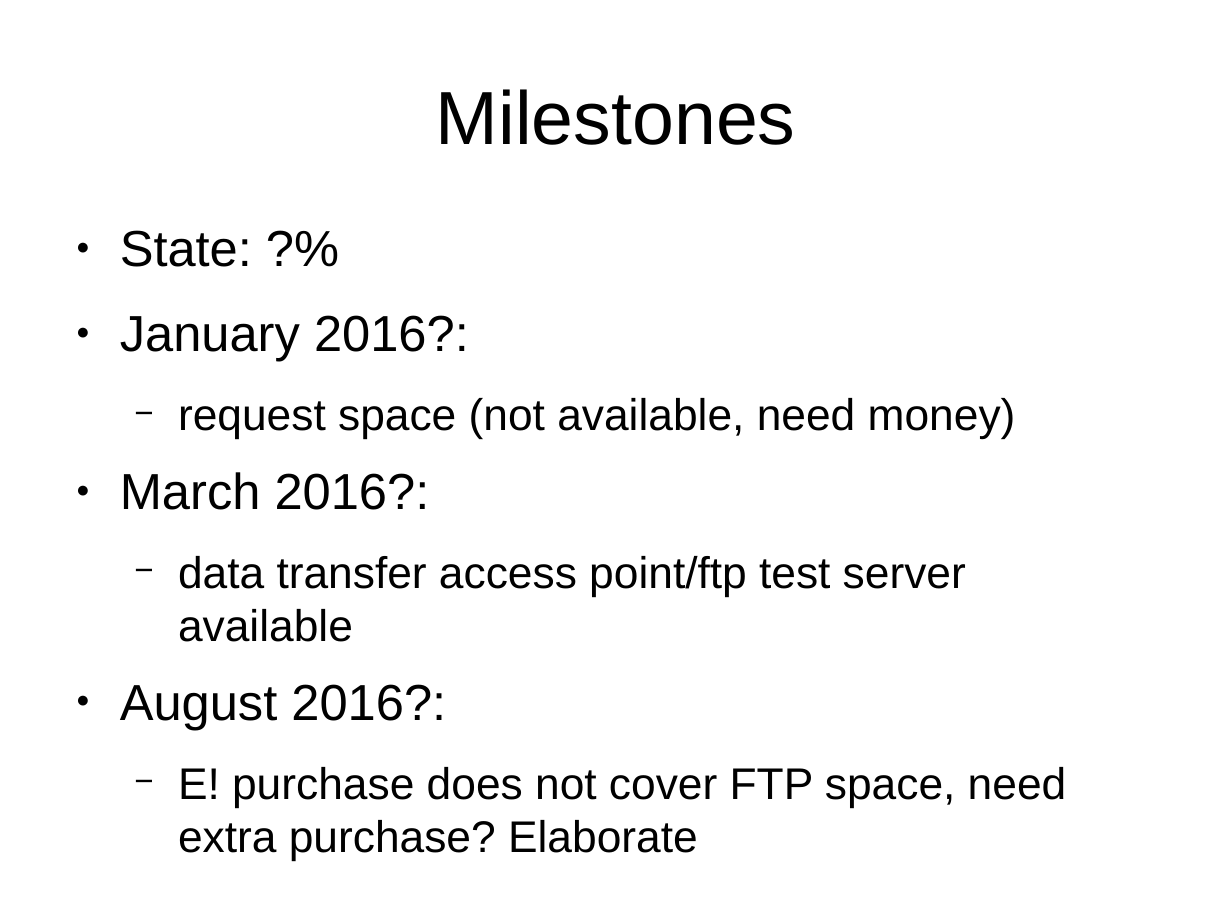
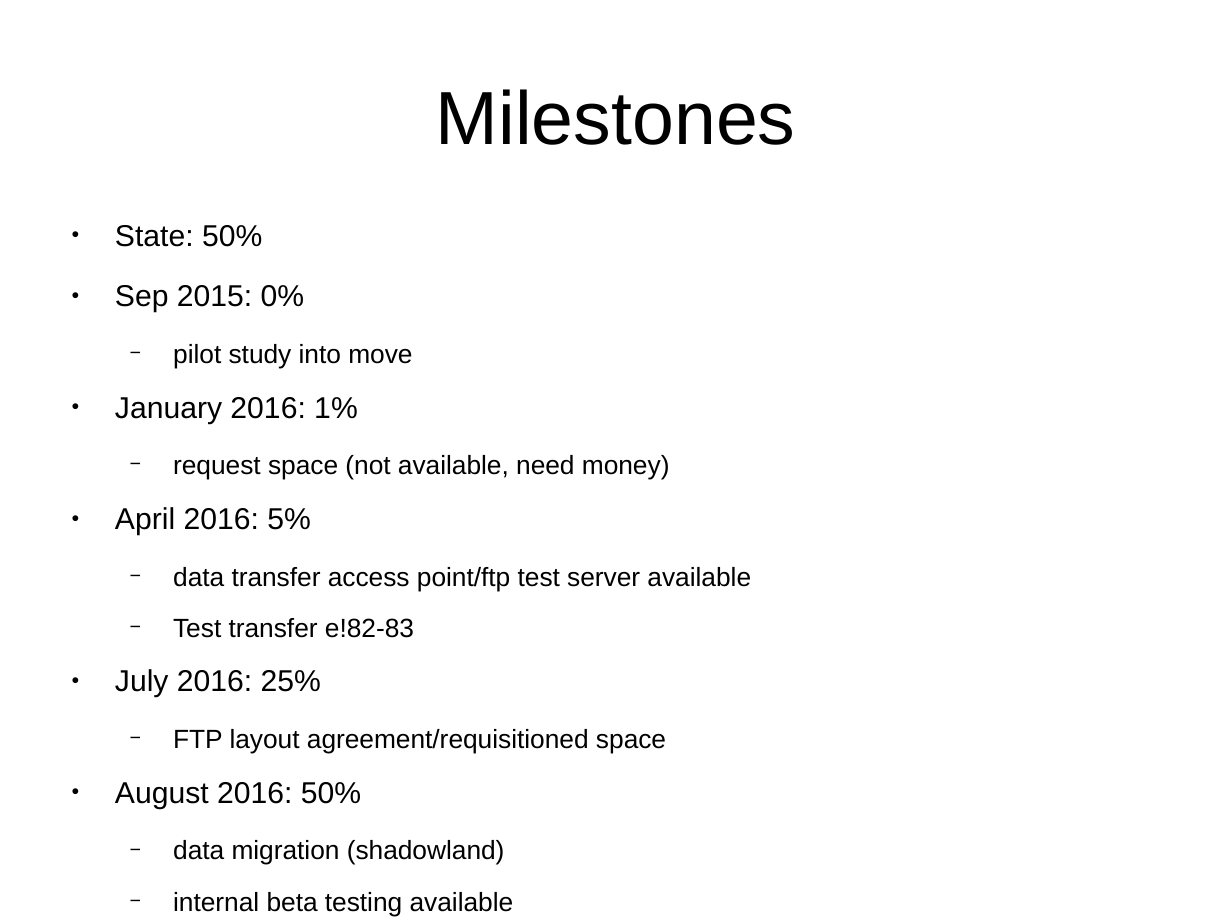
Before and after one commit to avullo/ensembl-migration-pm, a slide deck: slide 23 of data-review-10-16/talk.odp. Drawn at 1232x924 pixels with LibreOffice and Linux fonts; fonts in the diff are those of the drawing; background and template pictures are left out. Boxes give left, top, right and bottom in pixels: in the first picture for what was removed or moved away, otherwise in the second. Text is boxed around its words. In the diff, an @@ line names an element or a change of style, - is before the commit and + after.

```diff
--- a/data-review-10-16/talk.odp
+++ b/data-review-10-16/talk.odp
@@ text at (115,225,358,424): text changed; size 29.6 to 17.6 pt @@
-● State: ?%
-● January 2016?:
+● State: 50%
+● Sep 2015: 0%
+  − pilot study into move
+● January 2016: 1%
@@ text at (173,455,751,591): size 25.9 to 15.4 pt in "request space (not available, need money)", "data transfer access point/ftp test server available" @@
@@ text at (115,507,311,535): text changed; size 29.6 to 17.6 pt @@
-● March 2016?:
+● April 2016: 5%
@@ text at (115,618,666,916): text changed; size 25.9 to 15.4 pt @@
-● August 2016?:
-  − E! purchase does not cover FTP space, need extra purchase? Elaborate
+  − Test transfer e!82-83
+● July 2016: 25%
+  − FTP layout agreement/requisitioned space
+● August 2016: 50%
+  − data migration (shadowland)
+  − internal beta testing available
```
Also in this commit, not shown: 9 other slides changed, 3 slides added, 1 slide removed.
